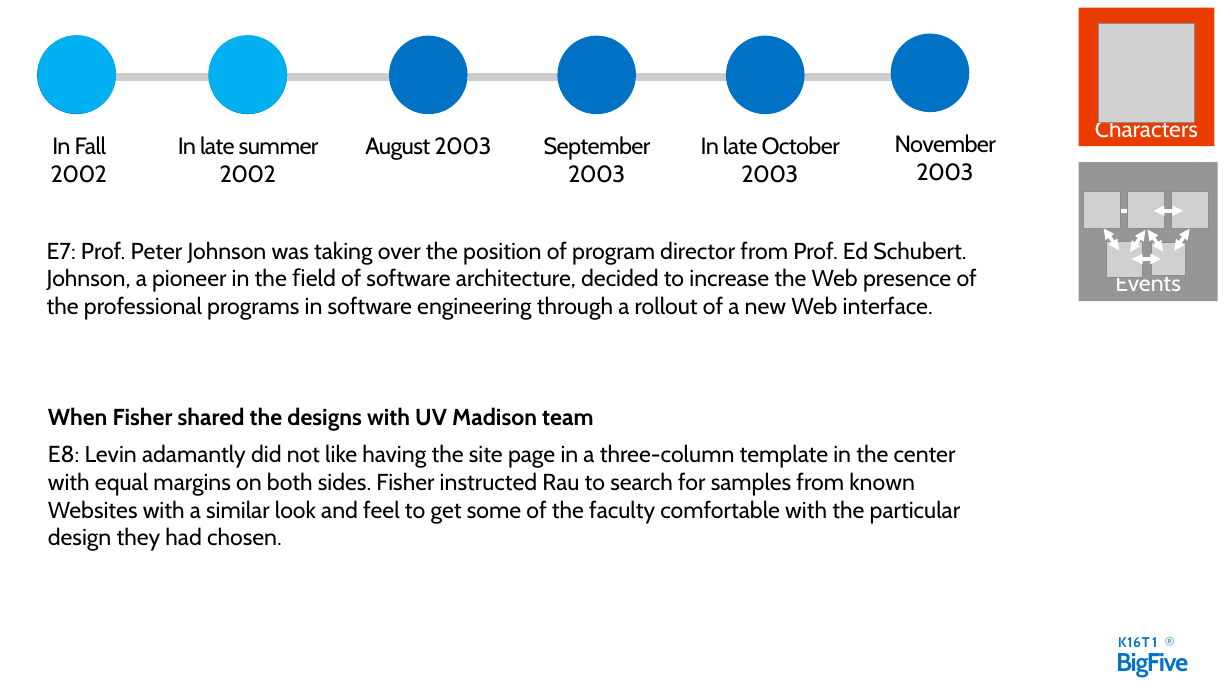
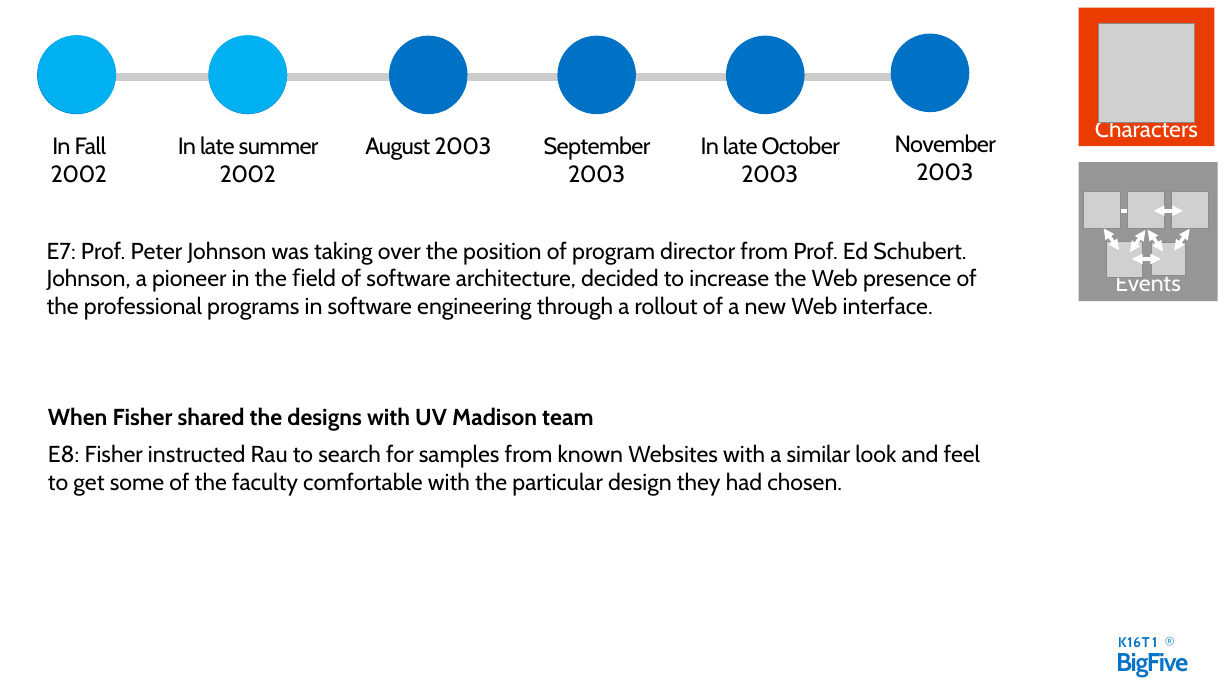
Before and after one commit to daotk/cdkpt, a slide deck: slide 11 of SPQM/Team Assignment/Team Assignment 01/big5.pptx. Drawn at 1232x693 pixels with LibreOffice and Linux fonts; fonts in the diff are those of the drawing; grey boxes stand for pictures. Boxes give left, top, right and bottom in pixels: in the first picture for what was removed or moved away, otherwise in the second. Text is boxed around its words. In the diff, an @@ line names an element or a change of style, - is before the commit and + after.

```diff
--- a/SPQM/Team Assignment/Team Assignment 01/big5.pptx
+++ b/SPQM/Team Assignment/Team Assignment 01/big5.pptx
@@ text at (48,444,981,496): text changed @@
-E8: Levin adamantly did not like having the site page in a three-column template in the center with equal margins on both sides. Fisher instructed Rau to search for samples from known Websites with a similar look and feel to get some of the faculty comfortable with the particular design they had chosen.
+E8: Fisher instructed Rau to search for samples from known Websites with a similar look and feel to get some of the faculty comfortable with the particular design they had chosen.
```
Also in this commit, not shown: 4 other slides changed.
